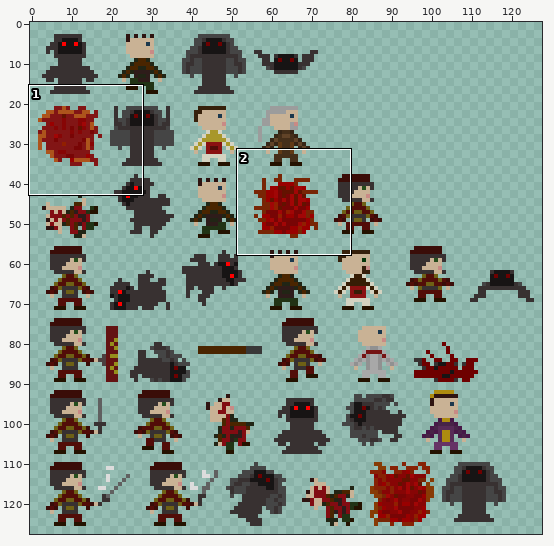
Sprite sheet -- android/assets/sprites/playerandenemies.png. Above: a wide view before the commit, with the close-up outlined.
Close-up. The starting point:
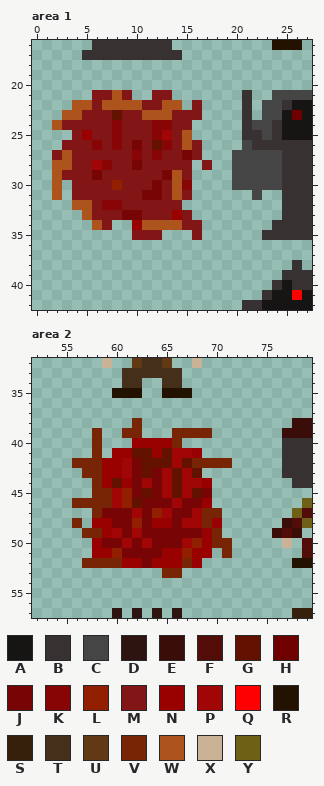
The file is 128x128 pixels. Colours within 5 levels of each other are drawn and written as one. Shown: area 1: x 0..27, y 16..42; area 2: x 52..79, y 32..57. The commit also changed other parts of the picture, which this record leaves out.
Palette (. is transparent): A #171414  B #383131  C #454545  D #2e1411  E #3a0d08  F #520d08  G #631200  H #6e0000  J #780505  K #870505  L #911f00  M #821515  N #990000  P #a10606  Q #ff0000  R #241200  S #36200b  T #452f1a  U #613a15  V #782505  W #ad541c  X #c9b295  Y #6e6015
Now the later version:
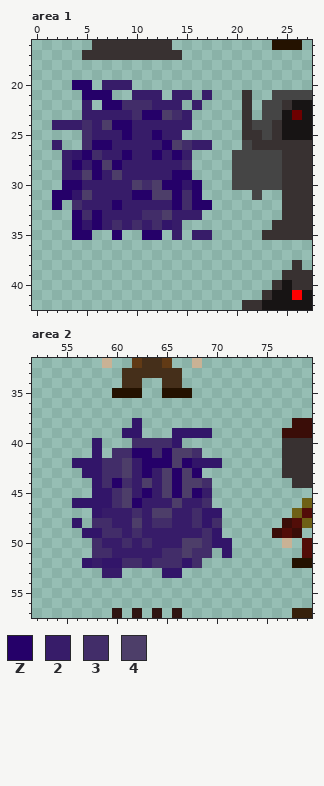
Colours new in this view: Z #250069  2 #371c69  3 #422d69  4 #4d3e69
The edit:
colour V: #782505 -> #321569
Area 1:
y 20: x 4..5 .. -> ZZ; x 7..9 ... -> 222
y 21: x 5..15 .MMWM..MM.. -> ZZZ..222.22; x 17 . -> 2
y 22: x 4..14 WWMWWWWMMWW -> .2.ZZ333222; x 16 M -> 2
y 23: x 3..16 WWMMMGMMWWWMMM -> ..222223ZZ432.
y 24: x 2..15 WMMMMMKMMMKKMM -> 222324ZZ222222
y 25: x 4..15 MNMMKMMMKPMW -> .3222Z22Z22.
y 26: x 2..17 .MMMKMKMJMGKMWM. -> 2..3ZZ22222Z4322
y 27: x 2..16 MWMMMMMMKMKMMJM -> .2VZ322Z22Z2Z2.
y 28: x 2..15 WWMMPKMMJMMMMM -> .2Z2Z4Z2222223; x 17 M -> .
y 29: x 2..15 WMMMJMMMMMMJWM -> .224Z2422222ZZ
y 30: x 2..16 W.MMMMLMMMJMWK. -> .ZZ22222434ZZVZ
y 31: x 2..16 W.MMMMMMMJJMWM. -> ZZV42222ZZ44Z3Z
y 32: x 2 . -> Z; x 4..17 WWMKKMMMMMM... -> 3222Z22222Z3ZZ
y 33: x 4..16 .WMMMJJMMMNM. -> Z3Z2222334222
y 34: x 4..16 ..WM..NWWWWMM -> ZVZ232323V2..
y 35: x 4..5 .. -> ZZ; x 8 . -> Z; x 10..12 MMM -> .ZZ; x 14 . -> 2; x 16..17 M. -> 22
Area 2:
y 39: x 58 V -> .
y 40: x 62..65 NNNN -> 3333
y 41: x 60..68 NNGGNGPPN -> 33ZZ3Z443
y 42: x 59..67 NNPJGGGPG -> 3342ZZZ4Z; x 71 V -> .
y 43: x 59..68 NNPJGJPGPG -> 3342Z24Z4Z
y 44: x 59..69 NGNJPJPGPPN -> 3Z32424Z443
y 45: x 60..69 PLJGJPGPGJ -> 342Z24Z4Z2
y 46: x 60..69 PLGJJJPJJN -> 34Z2224223
y 47: x 59..68 JJJPJLPJJP -> 2223244223
y 48: x 58..68 NNJJLJNNJPP -> 33224233223; x 70 N -> 3
y 49: x 59..69 NPJPJJJJJJN -> 33232222223
y 50: x 58..69 NJJPJPJJJPLN -> 322323222443
y 51: x 58..69 NNLJJJJNNLNN -> 332222233433
y 52: x 58 V -> 2; x 61..66 NNJNNN -> 332333; x 68 N -> 3
y 53: x 59..60 .. -> 22
